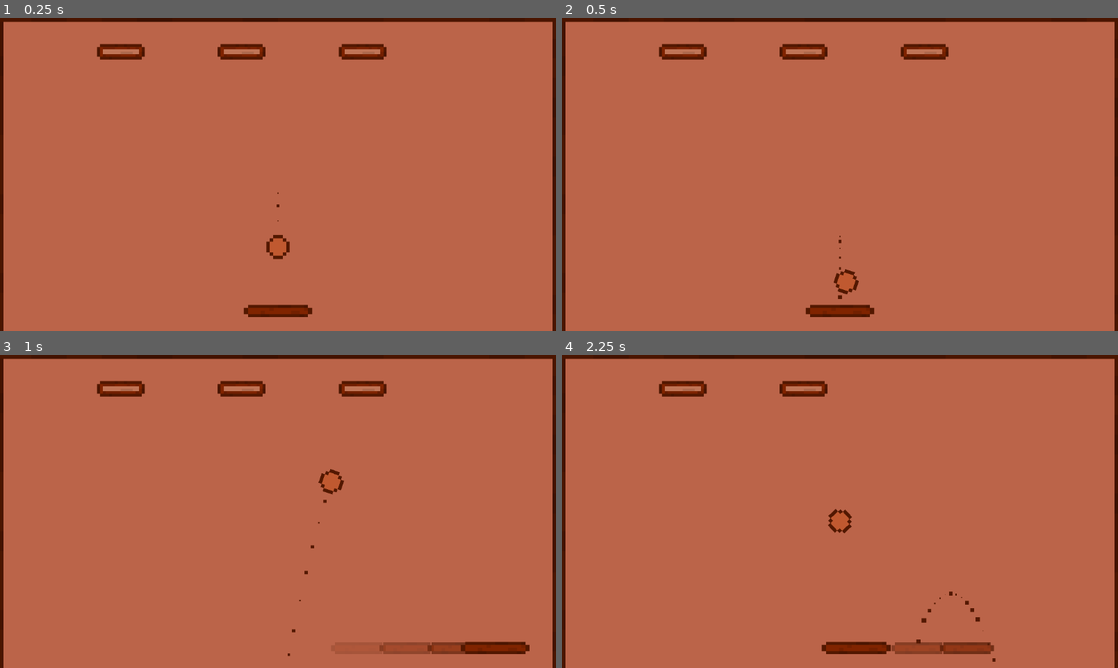
Above: before the commit, frames 1-4 (two rows, left to right).
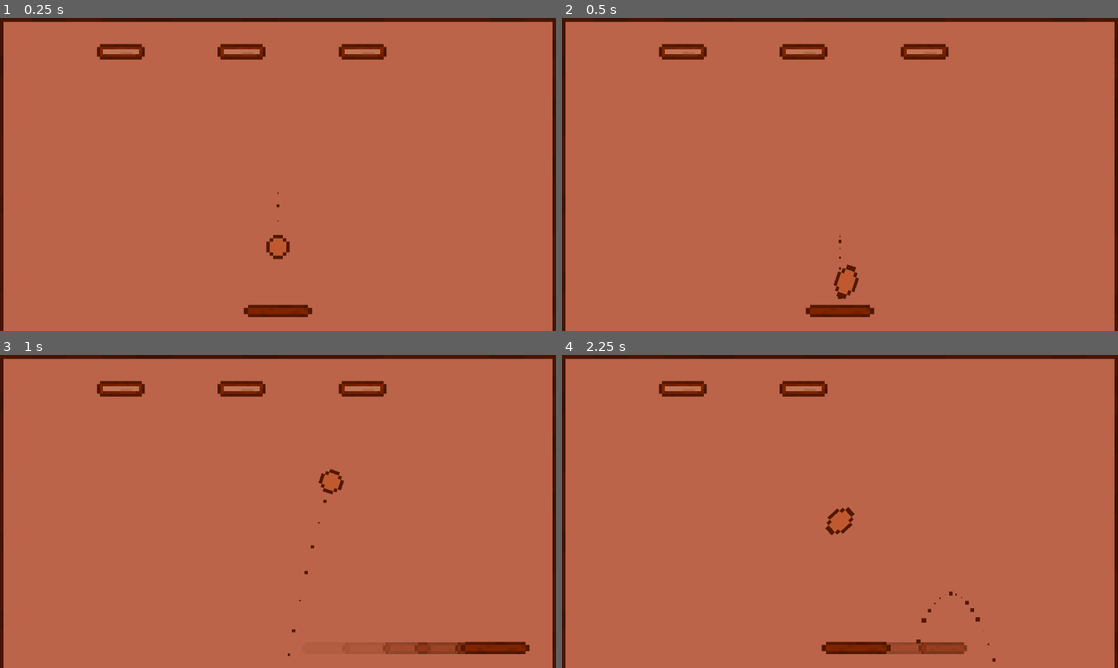
Above: after the commit, the same moments.

Repository: Let-s-Godot-Now/Breakout
Game: Godot game, scene res://tscn/main.tscn
The game is run twice, just before and just after one commit, with the same random seed, the same clock (stepped at 60 frames per second) and the same inputs.
Inputs:
- Up to frame 1 (0.25 s): no input
- Up to frame 2 (0.5 s): no input
- Up to frame 3 (1 s): hold Right (move_right) from 0.53 s (still down); hold Shift (faster_shift) from 0.53 s (still down)
- Up to frame 4 (2.25 s): release Right (move_right) at 1.28 s; release Shift (faster_shift) at 1.28 s; hold Left (move_left) 1.28-2.03 s; tap Shift (faster_shift) at 1.35 s; hold Right (move_right) from 2.03 s (still down); hold Shift (faster_shift) from 2.03 s (still down)

Frame 1 is identical in both runs. In frame 2, 0.2% of the frame differs, in the area x 48-54%, y 78-90%; in frame 3, less than 0.1%; in frame 4, 0.4%, in the area x 47-78%, y 48-96%.

Commit message:
优化小球动效

Diff:
--- a/scripts/ball.gd
+++ b/scripts/ball.gd
@@ -3,6 +3,8 @@
 @onready var colli_shape = $BallArea/CollisionShape2D
 @onready var brick_arr = $"../Bricks"
 @onready var paddle = $"../Paddle"
+@onready var animation_player = $AnimationPlayer
+
 
 var knock_sound1 = preload("res://res/audio/ball_knock_1.ogg")
 var knock_sound2 = preload("res://res/audio/ball_knock_2.ogg")
@@ -60,3 +62,4 @@
 	dir += randf_range(-PI / degree, PI / degree)
 	rotation = dir
 	velocity = Vector2(1, 0).rotated(dir) * speed
+	animation_player.play("ball_bounce")
--- a/scripts/bricks_gen.gd
+++ b/scripts/bricks_gen.gd
@@ -11,7 +11,7 @@
 	gen_bricks()
 
 
-func gen_bricks():
+func gen_bricks() -> void:
 	var screen_size := get_viewport_rect().size
 	var horiz_num = brick_horiz_gen_num + 1
 	var vert_num = brick_vert_gen_num + 1
--- a/scripts/paddle.gd
+++ b/scripts/paddle.gd
@@ -44,9 +44,10 @@
 	position.x = clamp(position.x, plane_size.x / 2, screen_size.x - plane_size.x / 2)
 
 func ghost_gen():
-	if Input.is_action_pressed("faster_shift"):
-		var paddle_tscn = paddle.instantiate()
-		paddle_tscn.position = position
-		paddle_tscn.get_node("Sprite2D").modulate.a = 0.7
-		get_parent().add_child(paddle_tscn)
-		print(1)
+	if Input.is_action_pressed("move_left") or Input.is_action_pressed("move_right"):
+		if Input.is_action_pressed("faster_shift"):
+			var paddle_tscn = paddle.instantiate()
+			paddle_tscn.position = position
+			paddle_tscn.scale.x = scale.x
+			paddle_tscn.get_node("Sprite2D").modulate.a = 0.7
+			get_parent().add_child(paddle_tscn)
--- a/tscn/ball.tscn
+++ b/tscn/ball.tscn
@@ -1,10 +1,46 @@
-[gd_scene load_steps=4 format=3 uid="uid://bb7ybmyxg3tco"]
+[gd_scene load_steps=7 format=3 uid="uid://bb7ybmyxg3tco"]
 
 [ext_resource type="Script" path="res://scripts/ball.gd" id="1_sbad2"]
 [ext_resource type="Texture2D" uid="uid://dtgi5igekl3aw" path="res://assests/ball3.png" id="2_iopd2"]
 
 [sub_resource type="CircleShape2D" id="CircleShape2D_20i1h"]
 radius = 0.573315
+
+[sub_resource type="Animation" id="Animation_0jepm"]
+resource_name = "new_animation"
+tracks/0/type = "value"
+tracks/0/imported = false
+tracks/0/enabled = true
+tracks/0/path = NodePath("Ball:scale")
+tracks/0/interp = 1
+tracks/0/loop_wrap = true
+tracks/0/keys = {
+"times": PackedFloat32Array(0, 0.1, 0.2, 0.5),
+"transitions": PackedFloat32Array(-2, -2, -2, -2),
+"update": 0,
+"values": [Vector2(0.138844, 0.138844), Vector2(0.199, 0.129), Vector2(0.139, 0.179), Vector2(0.138844, 0.138844)]
+}
+
+[sub_resource type="Animation" id="Animation_r2qi5"]
+length = 0.001
+tracks/0/type = "value"
+tracks/0/imported = false
+tracks/0/enabled = true
+tracks/0/path = NodePath("Ball:scale")
+tracks/0/interp = 1
+tracks/0/loop_wrap = true
+tracks/0/keys = {
+"times": PackedFloat32Array(0),
+"transitions": PackedFloat32Array(1),
+"update": 0,
+"values": [Vector2(0.138844, 0.138844)]
+}
+
+[sub_resource type="AnimationLibrary" id="AnimationLibrary_63nhu"]
+_data = {
+"RESET": SubResource("Animation_r2qi5"),
+"ball_bounce": SubResource("Animation_0jepm")
+}
 
 [node name="Ball" type="Node2D"]
 position = Vector2(576, 435)
@@ -32,5 +68,11 @@
 scale = Vector2(0.138844, 0.138844)
 texture = ExtResource("2_iopd2")
 
+[node name="AnimationPlayer" type="AnimationPlayer" parent="."]
+speed_scale = 2.0
+libraries = {
+"": SubResource("AnimationLibrary_63nhu")
+}
+
 [connection signal="area_entered" from="BallArea" to="." method="_on_ball_area_entered"]
 [connection signal="screen_exited" from="VisibleOnScreenNotifier2D" to="." method="reset"]
--- a/tscn/paddle.tscn
+++ b/tscn/paddle.tscn
@@ -32,7 +32,7 @@
 texture = ExtResource("2_7j6rf")
 
 [node name="Timer" type="Timer" parent="."]
-wait_time = 0.1
+wait_time = 0.08
 autostart = true
 
 [connection signal="timeout" from="Timer" to="." method="ghost_gen"]
Not shown, added: assests/colors.txt
